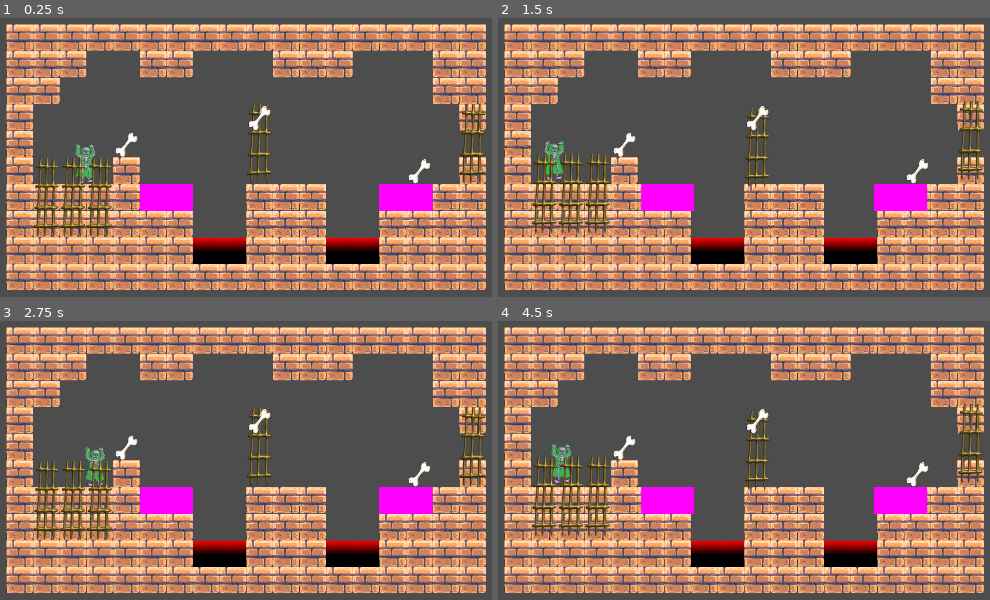
Above: before the commit, frames 1-4 (two rows, left to right).
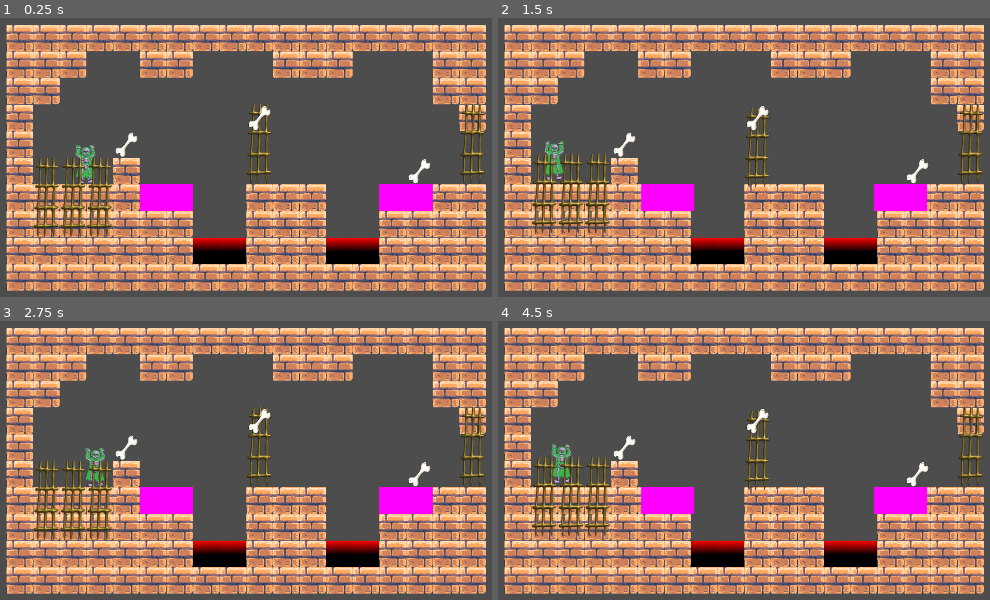
Above: after the commit, the same moments.

Repository: Drew-Wagner/Spectros
Game: Godot game, scene res://scenes/game.tscn
Two runs of this game, one before a commit and one after it. Both use one fixed random seed, a clock stepped at 60 frames per second and the inputs below.
Inputs:
- Up to frame 1 (0.25 s): no input
- Up to frame 2 (1.5 s): tap Space (toggle) at 0.6, 1.35 s
- Up to frame 3 (2.75 s): tap Space (toggle) at 2.1 s
- Up to frame 4 (4.5 s): tap Space (toggle) at 2.85, 3.6, 4.35 s

The runs differ from the first frame. In frame 1, 15% of the frame differs, in the area x 1-99%, y 2-98%; in frame 2, 16%; in frame 3, 15%; in frame 4, 16%.

Commit message:
open door for exit

Diff:
--- a/scenes/levels/Level1.tscn
+++ b/scenes/levels/Level1.tscn
@@ -1,20 +1,22 @@
-[gd_scene load_steps=7 format=3 uid="uid://dd560qxrjfygt"]
+[gd_scene load_steps=8 format=3 uid="uid://dd560qxrjfygt"]
 
 [ext_resource type="Script" path="res://scripts/base_level.gd" id="1_405ab"]
 [ext_resource type="TileSet" uid="uid://8jd3eqwvtp76" path="res://tilesets/tileset.tres" id="2_0jb80"]
 [ext_resource type="PackedScene" uid="uid://hnygefrtotfx" path="res://scenes/elements/bone.tscn" id="3_pkat1"]
 [ext_resource type="PackedScene" uid="uid://1m2siku6krim" path="res://scenes/elements/door.tscn" id="3_xb5xx"]
 [ext_resource type="PackedScene" uid="uid://b7y8b7rwio6py" path="res://scenes/elements/trap.tscn" id="4_2m6o7"]
-[ext_resource type="PackedScene" uid="uid://drgbe6551a4os" path="res://scenes/elements/spikes.tscn" id="4_jkiea"]
+[ext_resource type="PackedScene" path="res://scenes/elements/spikes.tscn" id="4_jkiea"]
+
+[sub_resource type="RectangleShape2D" id="RectangleShape2D_6p5kv"]
+size = Vector2(64, 64)
 
 [node name="Level" type="Node2D"]
 script = ExtResource("1_405ab")
 
 [node name="StaticEnvironment" type="TileMap" parent="."]
-position = Vector2(0, -1)
 tile_set = ExtResource("2_0jb80")
 format = 2
-layer_0/tile_data = PackedInt32Array(65534, 393216, 4, 65535 …(1569 unchanged characters)… , 4, 131064, 393216, 4, -7, 393216, 4, -65530, 393216, 4, -196618, 393216, 4, -262154, 393216, 4, - …(158 unchanged characters)…
+layer_0/tile_data = PackedInt32Array(65534, 393216, 4, 65535 …(1569 unchanged characters)… , 4, 131064, 393216, 4, -7, 393216, 4, -196618, 393216, 4, -262154, 393216, 4, - …(158 unchanged characters)…
 
 [node name="DynamicEnvironment" type="Node" parent="."]
 
@@ -34,8 +36,9 @@
 position = Vector2(-96, -64)
 on_position = Vector2(0, 128)
 
-[node name="Door5" parent="DynamicEnvironment" instance=ExtResource("3_xb5xx")]
+[node name="ExitDoor" parent="DynamicEnvironment" instance=ExtResource("3_xb5xx")]
 position = Vector2(416, -64)
+is_player_toggleable = false
 
 [node name="Trap" parent="DynamicEnvironment" instance=ExtResource("4_2m6o7")]
 position = Vector2(-320, 32)
@@ -72,3 +75,13 @@
 [node name="SpawnPoint" type="Marker2D" parent="."]
 unique_name_in_owner = true
 position = Vector2(-544, 0)
+
+[node name="FinishArea" type="Area2D" parent="."]
+position = Vector2(416, -32)
+
+[node name="CollisionShape2D" type="CollisionShape2D" parent="FinishArea"]
+shape = SubResource("RectangleShape2D_6p5kv")
+debug_color = Color(0.717647, 0.254902, 1, 0.419608)
+
+[connection signal="all_bones_collected" from="." to="DynamicEnvironment/ExitDoor" method="toggle"]
+[connection signal="body_entered" from="FinishArea" to="." method="_on_finish_area_body_entered"]
--- a/scenes/levels/template.tscn
+++ b/scenes/levels/template.tscn
@@ -38,5 +38,6 @@
 [node name="CollisionShape2D" type="CollisionShape2D" parent="FinishArea"]
 position = Vector2(32, -96)
 shape = SubResource("RectangleShape2D_h148x")
+debug_color = Color(0.717647, 0.254902, 1, 0.419608)
 
 [connection signal="body_entered" from="FinishArea" to="." method="_on_finish_area_body_entered"]
--- a/scripts/base_level.gd
+++ b/scripts/base_level.gd
@@ -2,6 +2,7 @@
 extends Node2D
 
 signal completed()
+signal all_bones_collected()
 
 var bones_remaining
 
@@ -24,6 +25,8 @@
 
 func _on_bone_collected():
 	bones_remaining -= 1
+	if bones_remaining == 0:
+		all_bones_collected.emit()
 
 func _on_finish_area_body_entered(body):
 	if not body is MainCharacter:
